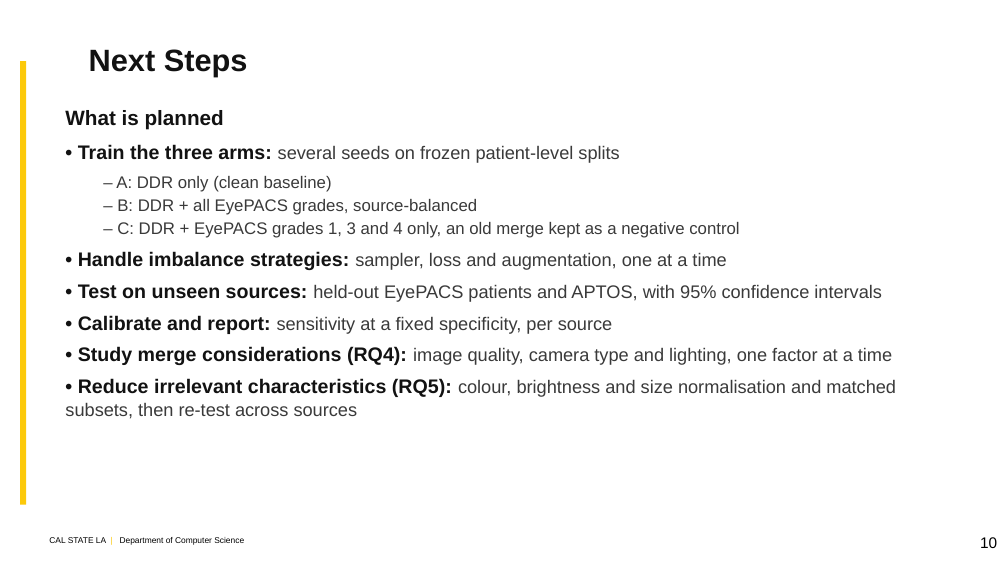
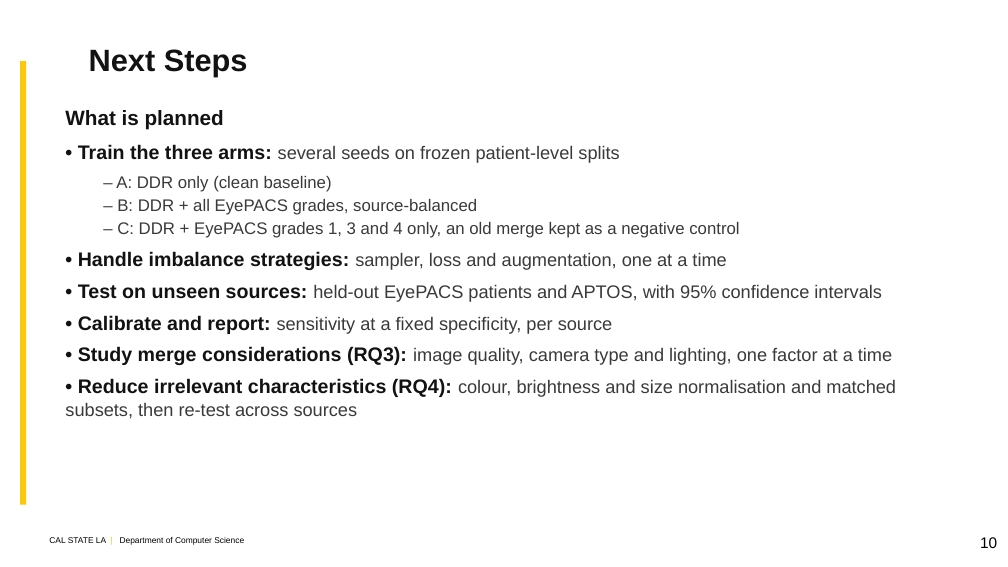
Before and after one commit to kazimab1/Early-DR, a slide deck: slide 10 of DR_Final_5min.pptx. Drawn at 1008x567 pixels with LibreOffice and Linux fonts; fonts in the diff are those of the drawing; background and template pictures are left out. Boxes give left, top, right and bottom in pixels: in the first picture for what was removed or moved away, otherwise in the second. Text is boxed around its words. In the diff, an @@ line names an element or a change of style, - is before the commit and + after.

```diff
--- a/DR_Final_5min.pptx
+++ b/DR_Final_5min.pptx
@@ text at [65, 346, 896, 419]: text changed @@
-• Study merge considerations (RQ4): image quality, camera type and lighting, one factor at a time
-• Reduce irrelevant characteristics (RQ5): colour, brightness and size normalisation and matched subsets, then re-test across sources
+• Study merge considerations (RQ3): image quality, camera type and lighting, one factor at a time
+• Reduce irrelevant characteristics (RQ4): colour, brightness and size normalisation and matched subsets, then re-test across sources
```
Also in this commit, not shown: 1 other slide changed, 1 other file.
